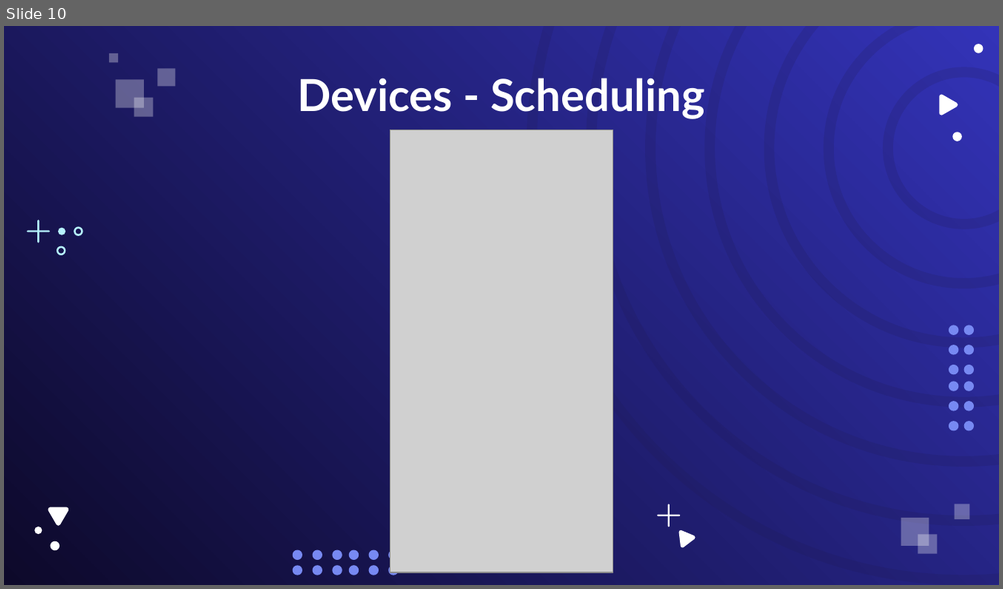
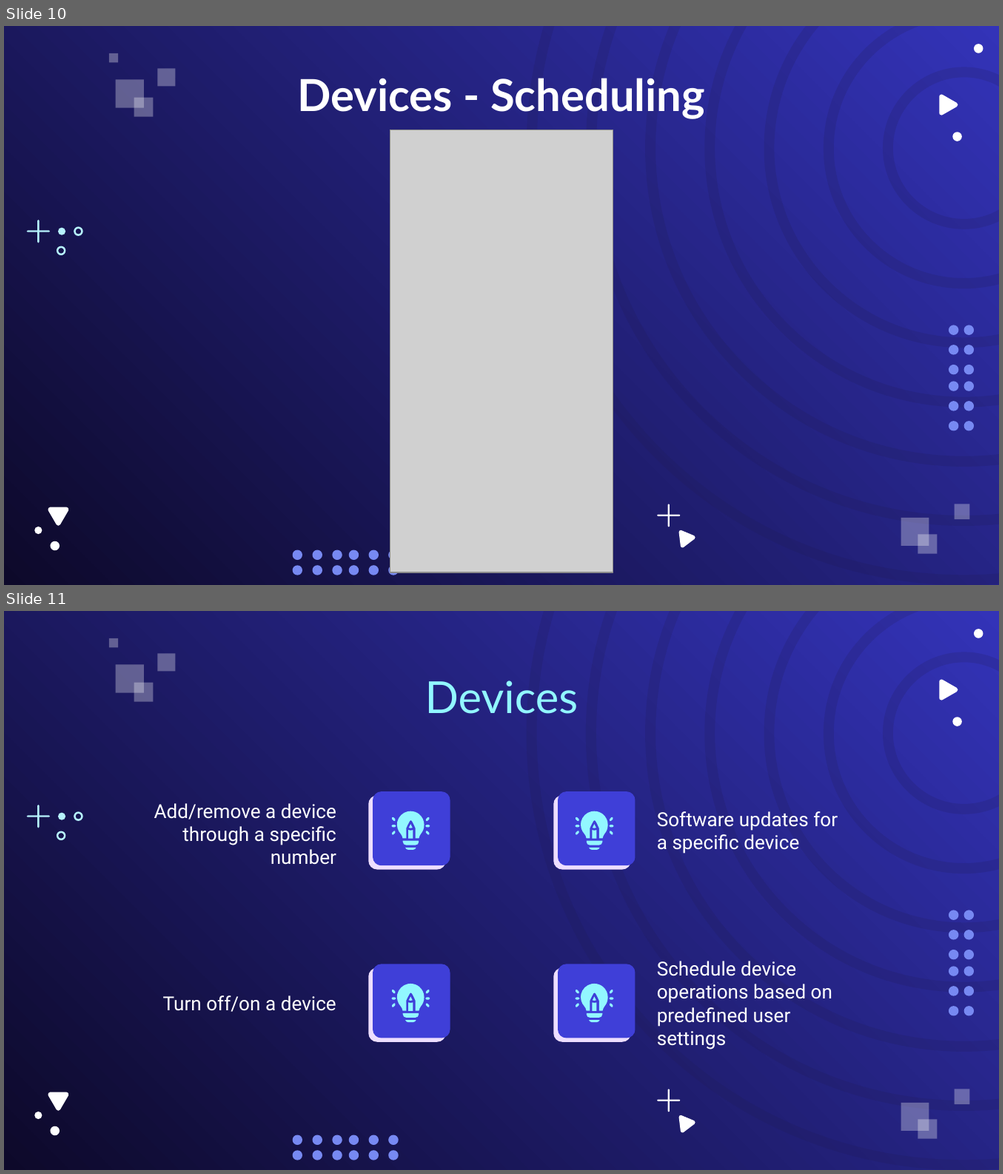
Before and after one commit to krishg-11/CS3704-Project, a slide deck: FinalPresentation.pptx. Shown one above the other, each under a label of ours: slide 10 before the commit, slides 10 and 11 after it. The pictures are 1003x589 and 1003x1174 pixels, drawn with LibreOffice and Linux fonts; fonts in the diff are those of the drawing; grey boxes stand for pictures. Boxes give left, top, right and bottom in pixels: in the first picture for what was removed or moved away, otherwise in the second. Text is boxed around its words. In the diff, an @@ line names an element or a change of style, - is before the commit and + after.

```diff
--- a/FinalPresentation.pptx
+++ b/FinalPresentation.pptx
@@ slide 11 added at <box>4,611,999,1170</box>, background gradient #0D092A to #3333B8; not listed: 52 template elements that a slide beside it also shows @@
@@ title added at <box>425,681,578,714</box>, 32 pt, text #92F7FF @@
+Devices
@@ subtitle added at <box>154,803,336,865</box>, 14 pt, text #FFFFFF @@
+Add/remove a device through a specific number
@@ freeform shape added at <box>368,796,446,871</box>, fill #EDDEFF @@
@@ freeform shape added at <box>373,792,450,866</box>, fill #3F3FD8 @@
@@ freeform shape added at <box>553,796,631,871</box>, fill #EDDEFF @@
@@ freeform shape added at <box>558,792,635,866</box>, fill #3F3FD8 @@
@@ subtitle added at <box>657,812,837,854</box>, 14 pt, text #FFFFFF @@
+Software updates for a specific device
@@ group added at <box>391,811,431,850</box>: 11 freeform shapes @@
@@ group added at <box>575,811,614,850</box>: 11 freeform shapes @@
@@ freeform shape added at <box>373,964,450,1039</box>, fill #3F3FD8 @@
@@ freeform shape added at <box>558,964,635,1039</box>, fill #3F3FD8 @@
@@ subtitle added at <box>657,961,832,1050</box>, 14 pt, text #FFFFFF @@
+Schedule device operations based on predefined user settings
@@ freeform shape added at <box>368,968,446,1042</box>, fill #EDDEFF @@
@@ freeform shape added at <box>553,968,631,1042</box>, fill #EDDEFF @@
@@ subtitle added at <box>163,996,336,1012</box>, 14 pt, text #FFFFFF @@
+Turn off/on a device
@@ group added at <box>391,984,431,1022</box>: 11 freeform shapes @@
@@ group added at <box>575,984,614,1022</box>: 11 freeform shapes @@
```
Also in this commit, not shown: 3 slides changed.
